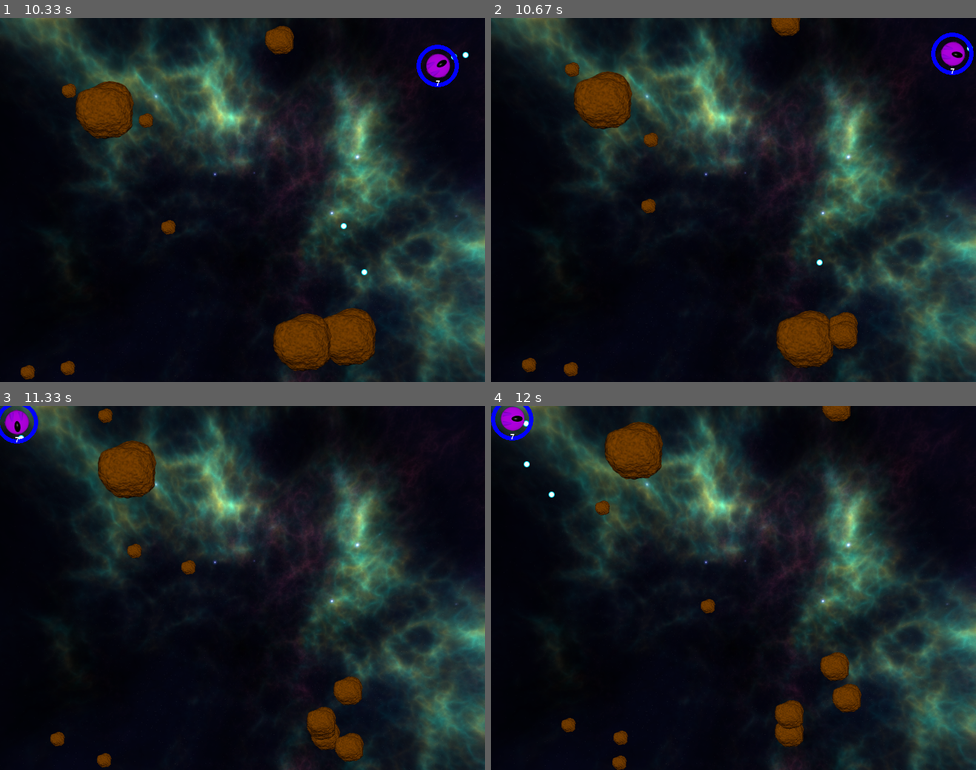
Above: before the commit, frames 1-4 (two rows, left to right).
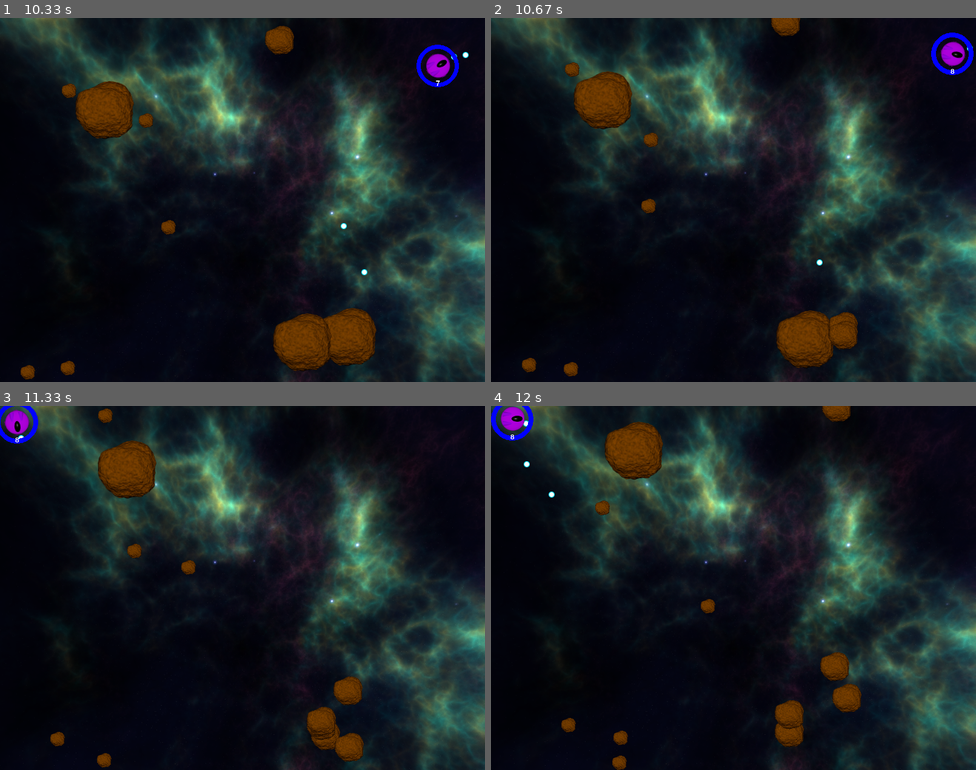
Above: after the commit, the same moments.

Repository: k12-jowhite/MyRealPython
Game: pygame game, started from awesome_pygame_project/Space_Rocks/__main__.py
Same seed, same stepped clock (60 frames per second), same inputs: the game is played once before the commit and once after it.
Inputs:
- Up to frame 1 (10.33 s): tap Space at 0.33, 0.73, 1.03, 1.23, 1.53, 1.9, 2.3, 2.6, 2.8, 3.1, 3.3, 3.63, 3.93, 4.13, 4.43, 4.7, 5.03, 5.33, 5.47, 5.87, 6.17, 6.53, 6.93, 7.23, 7.43, 7.73, 7.93, 8.27, 8.57, 8.77, 9.07, 9.33, 9.67, 9.97, 10.1 s; hold Up 0.67-1.13 s; hold Right 1.17-1.8 s; hold Down 1.83-2.2 s; hold Left 2.23-2.7 s; hold Right 2.73-3.2 s; hold Up 3.23-3.53 s; hold Right 3.57-4.03 s; hold Left 4.07-4.6 s; hold Down 4.63-4.93 s; hold Left 4.97-5.37 s; hold Up 5.4-5.77 s; hold Right 5.8-6.43 s; hold Down 6.47-6.83 s; hold Left 6.87-7.33 s; hold Right 7.37-7.83 s; hold Up 7.87-8.17 s; hold Right 8.2-8.67 s; hold Left 8.7-9.23 s; hold Down 9.27-9.57 s; hold Left 9.6-10 s; hold Up from 10.03 s (still down)
- Up to frame 2 (10.67 s): release Up at 10.4 s; hold Right from 10.43 s (still down); tap Space at 10.5 s
- Up to frame 3 (11.33 s): tap Space at 10.8, 11.17 s; release Right at 11.07 s; hold Down from 11.1 s (still down)
- Up to frame 4 (12 s): release Down at 11.47 s; hold Left 11.5-11.97 s; tap Space at 11.57, 11.87 s

Frame 1 is identical in both runs. In frame 2, less than 0.1% of the frame differs, in the area x 91-99%, y 5-16%; in frame 3, less than 0.1%; in frame 4, less than 0.1%.

Commit message:
Add increase_shield bonus

Diff:
--- a/awesome_pygame_project/Space_Rocks/game.py
+++ b/awesome_pygame_project/Space_Rocks/game.py
@@ -17,6 +17,7 @@
         self.bullets = []
         self.spaceship = Spaceship((400, 300), self.bullets.append)
         self.shields = Shield(self.spaceship)
+        self.bonus_count = 0
         for _ in range(6) :
             while True :
                 position = get_random_position(self.screen)
@@ -90,6 +91,7 @@
         for bullet in self.bullets[:] :
             for asteroid in self.asteroids[:] :
                 if asteroid.collides_with(bullet) :
+                    self.bonus_count += 1
                     self.asteroids.remove(asteroid)
                     self.bullets.remove(bullet)
                     asteroid.split()
@@ -97,6 +99,9 @@
         for bullet in self.bullets[:] :
             if not self.screen.get_rect().collidepoint(bullet.position) :
                 self.bullets.remove(bullet)
+        if self.bonus_count == 10 :
+            self.shields.increase_shield(self.spaceship)
+            self.bonus_count = 0
         if not self.asteroids and self.spaceship :
             self.message = "You won!"
 
--- a/awesome_pygame_project/Space_Rocks/models.py
+++ b/awesome_pygame_project/Space_Rocks/models.py
@@ -16,6 +16,7 @@
 UP = Vector2(0, -1)
 BLUE = (0, 0, 255)
 RED = (255, 0, 0)
+GREEN = (0, 255, 0)
 WHITE = (255, 255, 255)
 
 class GameObject :
@@ -112,8 +113,10 @@
     def draw(self, surface) :
         blit_position = self.position - Vector2(self.r)
         self.sprite = Surface((self.size, self.size), SRCALPHA)
-        if self.ticker > 0 :
+        if self.ticker < 0 :
             self.color = RED
+        elif self.ticker > 0 :
+            self.color = GREEN
         else :
             self.color = BLUE
         if self.strength > 0 :
@@ -136,12 +139,18 @@
     def update(self, spaceship) :
         self.position = spaceship.position
         self.velocity = spaceship.velocity
-        if self.ticker > 0 :
-            self.ticker -= 1
+        if self.ticker != 0 :
+            tick = 1 if self.ticker < 0 else -1
+            self.ticker += tick
 
     def decrease_shield(self, spaceship) :
         self.strength -= 1
-        self.ticker = self.TICKER_MAX
+        self.ticker = -self.TICKER_MAX
+
+    def increase_shield(self, spaceship) :
+        if not self.strength == self.SHIELD_MAX :
+            self.strength += 1
+            self.ticker = self.TICKER_MAX
 
 
 
